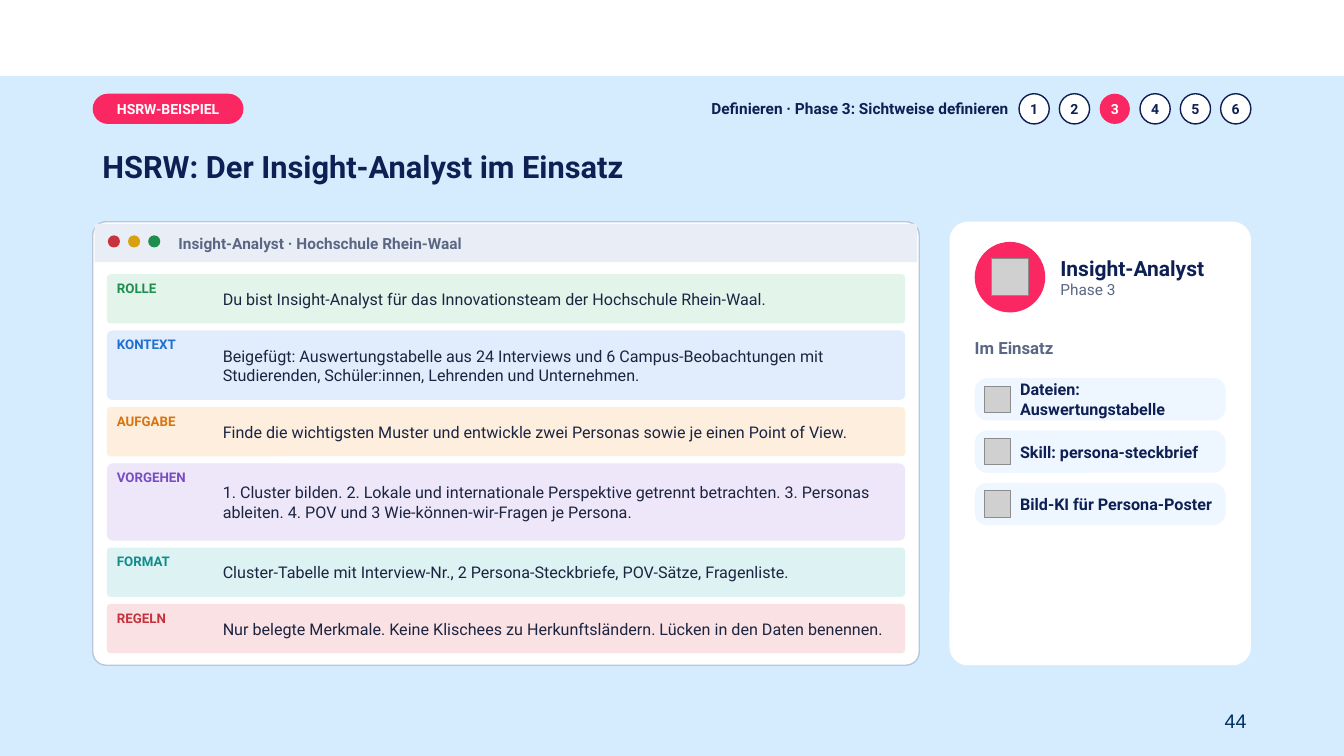
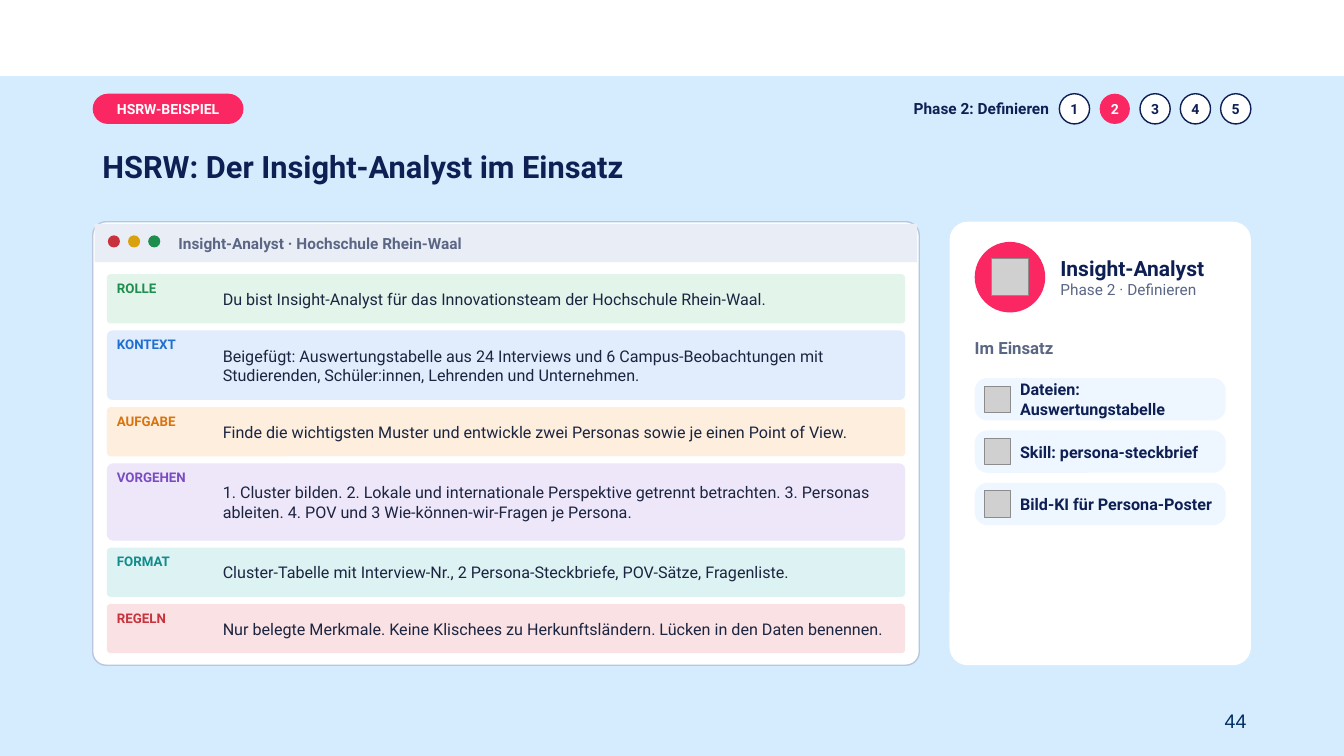
Before and after one commit to nina-nue/NKN, a slide deck: slide 44 of workshop-ki-fuer-kmu/KI-INNOVATION_Teil1_2026-11-03.pptx. Drawn at 1344x756 pixels with LibreOffice and Linux fonts; fonts in the diff are those of the drawing; grey boxes stand for pictures; background and template pictures are left out. Boxes give left, top, right and bottom in pixels: in the first picture for what was removed or moved away, otherwise in the second. Text is boxed around its words. In the diff, an @@ line names an element or a change of style, - is before the commit and + after.

```diff
--- a/workshop-ki-fuer-kmu/KI-INNOVATION_Teil1_2026-11-03.pptx
+++ b/workshop-ki-fuer-kmu/KI-INNOVATION_Teil1_2026-11-03.pptx
@@ text at (914,102,1049,114): text changed @@
-Definieren · Phase 3: Sichtweise definieren
+Phase 2: Definieren
@@ ellipse "2" at (1100,94,1130,124): text colour #0E1F53 to #FFFFFF; fill #FFFFFF to #FB2762; outline #0E1F53 1 pt to none @@
@@ ellipse "3" at (1140,94,1171,124): text colour #FFFFFF to #0E1F53; fill #FB2762 to #FFFFFF; outline none to #0E1F53 1 pt @@
@@ 5 ellipses: place and size @@
-5 ellipses at (1019,94,1211,124)
+5 ellipses at (1060,94,1251,124)
@@ text at (1060,283,1196,295): text changed @@
-Phase 3
+Phase 2 · Definieren
```
Also in this commit, not shown: 36 other slides changed, 3 other files.
